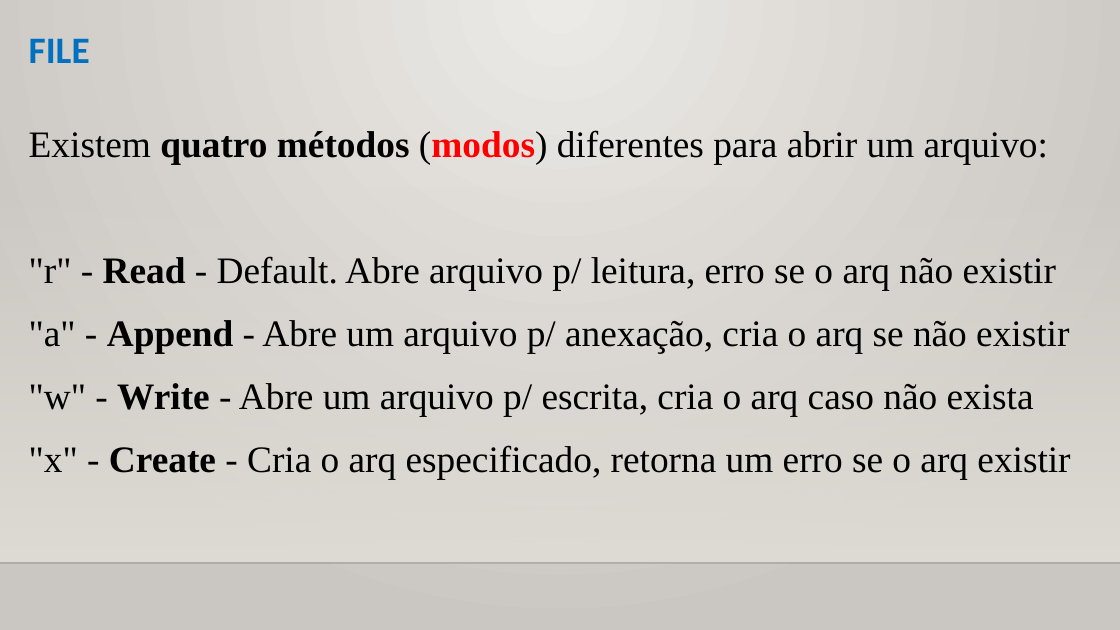
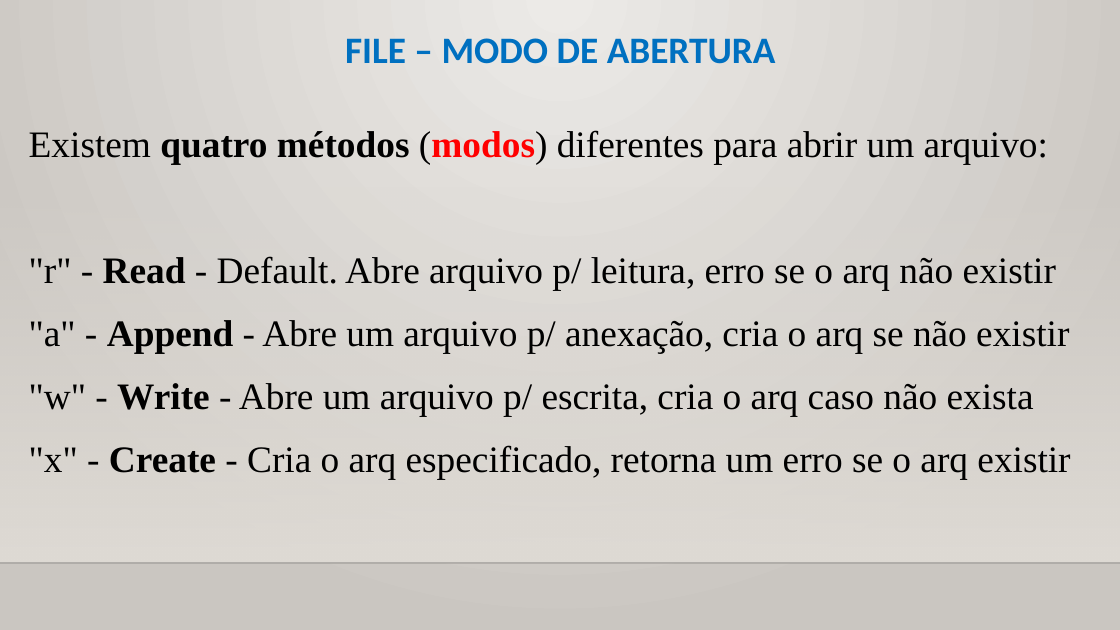
Before and after one commit to CloudEducationBrazil/WydenPythonParadigmas, a slide deck: slide 15 of 01 Classes/Aula 10 Programação Python - Arquivos e JSON.pptx. Drawn at 1120x630 pixels with LibreOffice and Linux fonts; fonts in the diff are those of the drawing; background and template pictures are left out. Boxes give left, top, right and bottom in pixels: in the first picture for what was removed or moved away, otherwise in the second. Text is boxed around its words. In the diff, an @@ line names an element or a change of style, - is before the commit and + after.

```diff
--- a/01 Classes/Aula 10 Programação Python - Arquivos e JSON.pptx
+++ b/01 Classes/Aula 10 Programação Python - Arquivos e JSON.pptx
@@ title at (345,38,776,64): text changed @@
-FILE
+FILE – MODO DE ABERTURA
```
Also in this commit, not shown: 17 other slides changed, 6 slides added, 2 other files.
